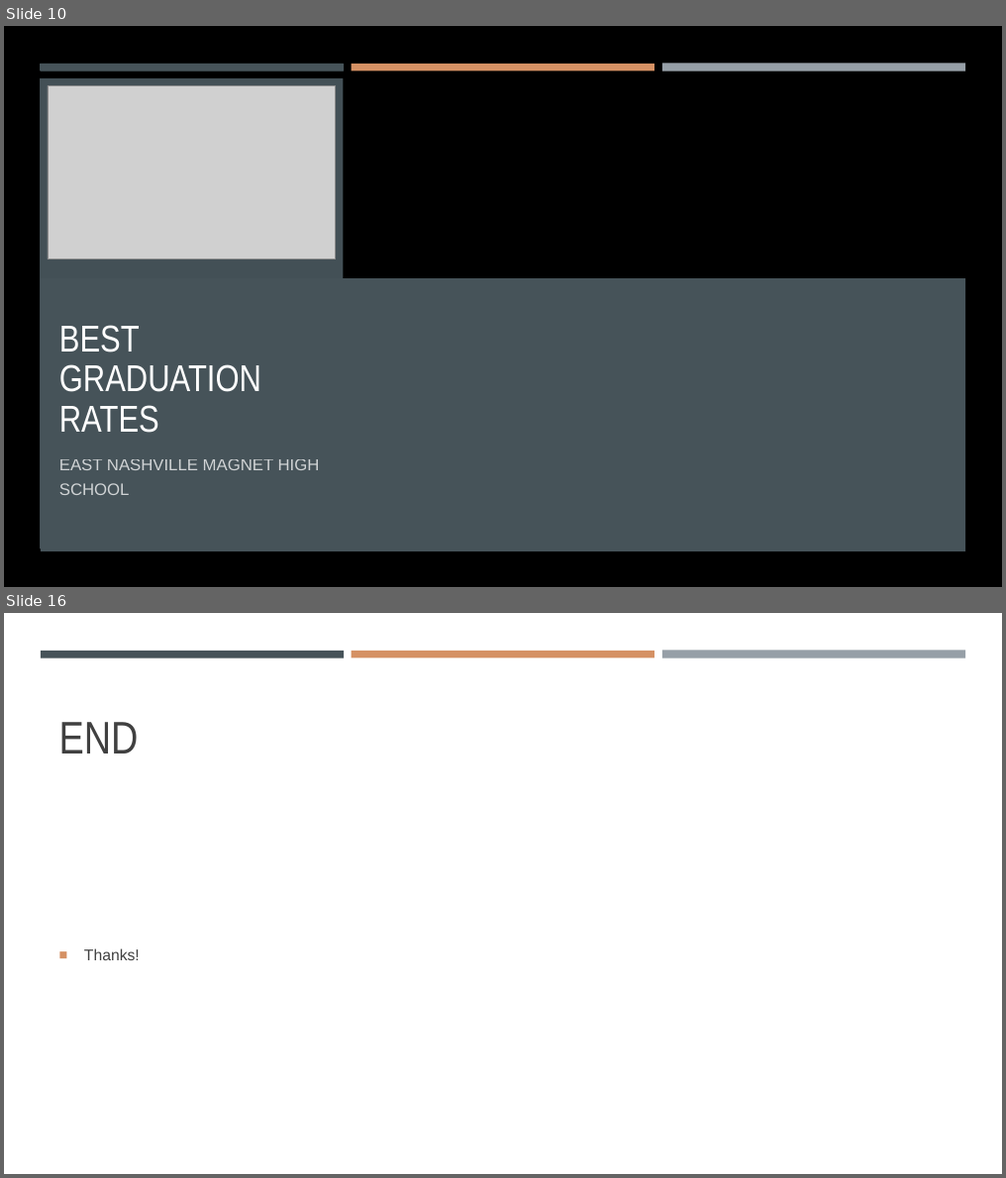
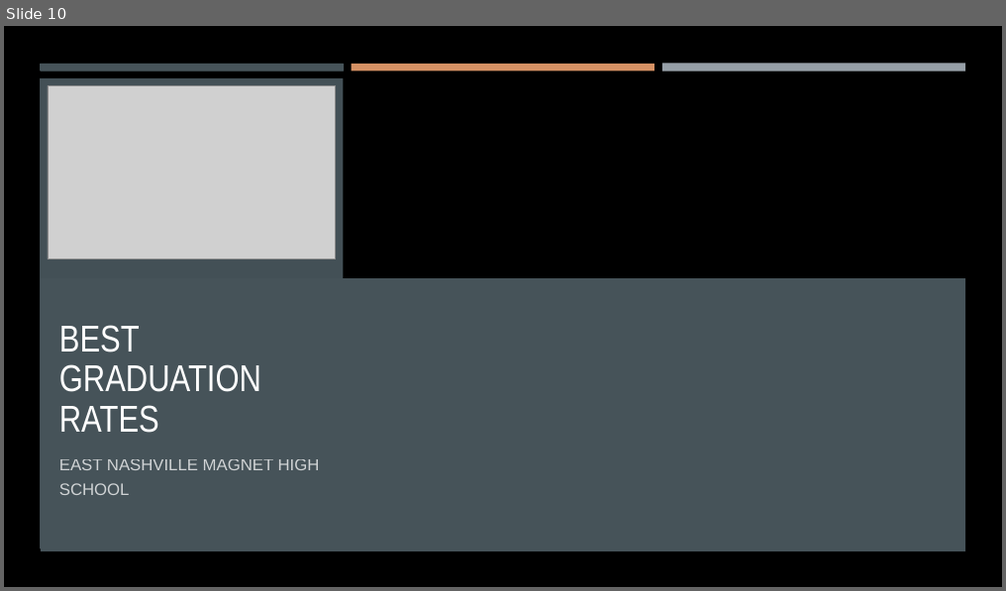
Before and after one commit to ericahen/capstone-da12, a slide deck: presentation/presentation.pptx. Shown one above the other, each under a label of ours: slides 10 and 16 before the commit, slide 10 after it; the slides between them are not shown. The pictures are 1006x1178 and 1006x591 pixels, drawn with LibreOffice and Linux fonts; fonts in the diff are those of the drawing; grey boxes stand for pictures; background and template pictures are left out. Boxes give left, top, right and bottom in pixels: in the first picture for what was removed or moved away, otherwise in the second. Text is boxed around its words. In the diff, an @@ line names an element or a change of style, - is before the commit and + after.

```diff
--- a/presentation/presentation.pptx
+++ b/presentation/presentation.pptx
@@ slide 16 removed at [4, 613, 1002, 1174], background #FFFFFF @@
@@ rectangle removed at [41, 651, 344, 658] @@
@@ rectangle removed at [351, 651, 654, 658] @@
@@ rectangle removed at [662, 651, 965, 659] @@
@@ title removed at [59, 722, 139, 754] @@
-END
@@ text removed at [84, 949, 140, 960] @@
-■ Thanks!
```
Also in this commit, not shown: 5 slides changed, 6 slides added, 6 other slides removed.
